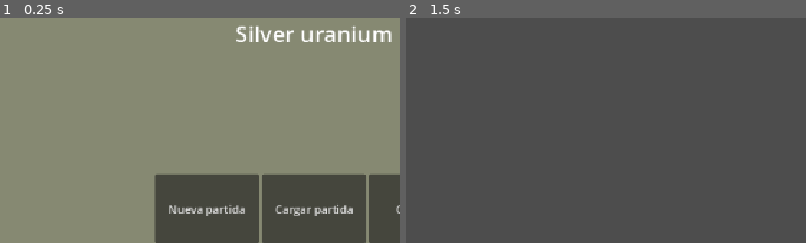
Above: before the commit, frames 1-2 (left to right).
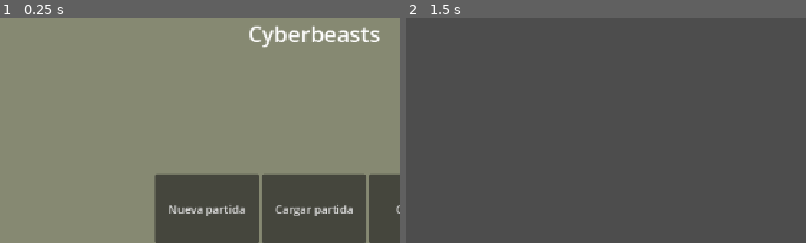
Above: after the commit, the same moments.

Repository: HAGSO2/Cyberbeasts
Game: Godot game, scene res://Scenes/Tittle.tscn
Same seed, same stepped clock (60 frames per second), same inputs: the game is played once before the commit and once after it.
Inputs:
- Up to frame 1 (0.25 s): no input
- Up to frame 2 (1.5 s): click "Nueva partida" at 0.5 s; tap Enter at 1.25 s
The pictures show only the part of the screen within x 11-61%, y 0-50%; the shares and areas given below are measured in that part.

The runs differ from the first frame. In frame 1, 1.6% of the frame differs, in the area x 59-98%, y 3-14%; in frame 2, nothing differs.

Commit message:
Tittle name

Diff:
--- a/Scenes/Tittle.tscn
+++ b/Scenes/Tittle.tscn
@@ -32,34 +32,34 @@
 [node name="Label" type="Label" parent="VBoxContainer" unique_id=2022310243]
 layout_mode = 2
 theme_override_font_sizes/font_size = 32
-text = "Silver uranium"
+text = "Cyberbeasts"
 horizontal_alignment = 1
 vertical_alignment = 1
 
-[node name="VBoxContainer" type="VBoxContainer" parent="VBoxContainer" unique_id=160500955]
+[node name="LoadSaves" type="VBoxContainer" parent="VBoxContainer" unique_id=160500955]
 visible = false
 layout_mode = 2
 
-[node name="SaveButtons" type="HBoxContainer" parent="VBoxContainer/VBoxContainer" unique_id=675333350]
+[node name="SaveButtons" type="HBoxContainer" parent="VBoxContainer/LoadSaves" unique_id=675333350]
 custom_minimum_size = Vector2(0, 250)
 layout_mode = 2
 
-[node name="Save 1" type="Button" parent="VBoxContainer/VBoxContainer/SaveButtons" unique_id=308950609]
+[node name="Save 1" type="Button" parent="VBoxContainer/LoadSaves/SaveButtons" unique_id=308950609]
 custom_minimum_size = Vector2(150, 0)
 layout_mode = 2
 text = "Save 3"
 
-[node name="Save 2" type="Button" parent="VBoxContainer/VBoxContainer/SaveButtons" unique_id=1209645283]
+[node name="Save 2" type="Button" parent="VBoxContainer/LoadSaves/SaveButtons" unique_id=1209645283]
 custom_minimum_size = Vector2(150, 0)
 layout_mode = 2
 text = "Save 2"
 
-[node name="Save 3" type="Button" parent="VBoxContainer/VBoxContainer/SaveButtons" unique_id=407602001]
+[node name="Save 3" type="Button" parent="VBoxContainer/LoadSaves/SaveButtons" unique_id=407602001]
 custom_minimum_size = Vector2(150, 0)
 layout_mode = 2
 text = "Save 1"
 
-[node name="BackButton" type="Button" parent="VBoxContainer/VBoxContainer" unique_id=1384427751]
+[node name="BackButton" type="Button" parent="VBoxContainer/LoadSaves" unique_id=1384427751]
 layout_mode = 2
 text = "Back"
 
@@ -82,7 +82,7 @@
 layout_mode = 2
 text = "Opciones"
 
-[connection signal="pressed" from="VBoxContainer/VBoxContainer/SaveButtons/Save 3" to="VBoxContainer/VBoxContainer/SaveButtons/Save 3" method="_on_pressed"]
-[connection signal="pressed" from="VBoxContainer/VBoxContainer/BackButton" to="." method="_on_back_button_pressed" binds= [NodePath("VBoxContainer/VBoxContainer")]]
+[connection signal="pressed" from="VBoxContainer/LoadSaves/SaveButtons/Save 3" to="VBoxContainer/LoadSaves/SaveButtons/Save 3" method="_on_pressed"]
+[connection signal="pressed" from="VBoxContainer/LoadSaves/BackButton" to="." method="_on_back_button_pressed" binds= [NodePath("VBoxContainer/VBoxContainer")]]
 [connection signal="pressed" from="VBoxContainer/Starter buttons/New" to="." method="_on_new_pressed"]
 [connection signal="pressed" from="VBoxContainer/Starter buttons/Load" to="." method="_on_load_pressed" binds= [NodePath("VBoxContainer/VBoxContainer")]]
